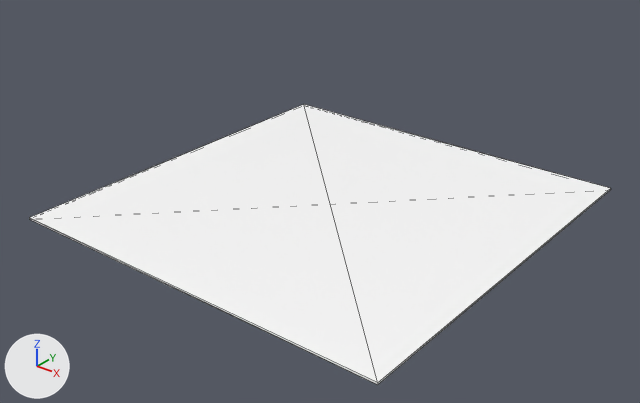
A saved change to the glTF model models/ground.gltf.
Both versions are drawn from a 50 mm lens placed at (23.9, -30.6, 18.9), pointed at (0.5, -1.4, 0.8). Arrows for +X, +Y and +Z are at lower left; the lights stay in place. Mesh edges are drawn as thin lines. Where no turn or scale is listed for an object, it has been applied to the vertices.
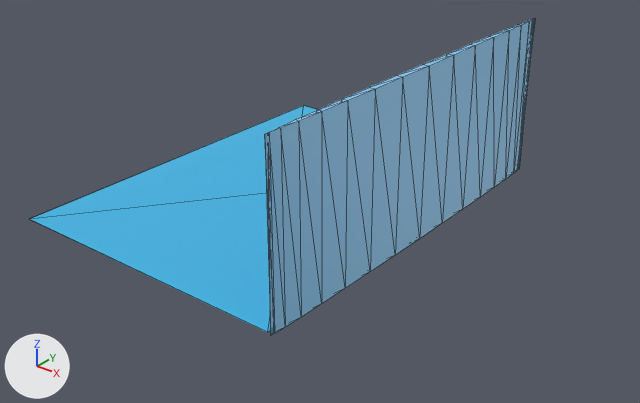
The newer file is also rescaled (x5.88), turned or shifted as a whole; pictures and numbers use the older file's frame.

What differs and where, as boxes (x1, y1, x2, y2) in the pictures (640 x 403 px):
'Cube', recoloured, moved, rescaled (white to blue): before (29, 104, 611, 385); after (30, 105, 318, 332)
'Cylinder', added (blue): after (265, 18, 535, 335)

The edits, one by one:
Material 'Material' (mat_material) changes colour from white #ffffff to cyan #3ab7e7; in linear values from (1.0, 1.0, 1.0) to (0.0417, 0.476, 0.801).
Material 'Material.001' (mat_material_001) is new.
Its base color is (0.258, 0.607, 0.926) (blue #8bccf7).
Mesh me_cylinder is new.
It has 64 vertices, 124 faces and spans x -0.2..0.2, y -10.0..10.0, z -4.1..4.1.
It uses material mat_material_001 (blue #8bccf7).
Object 'Cube' (ob_cube) moves from (0.0, 0.0, 0.0) to (-2.53, 0.0, -0.03).
Object 'Cube' (ob_cube) is rescaled from (10.0, 10.1, 0.0417) to (-7.47, -10.1, -0.00884).
Object 'Cylinder' (ob_cylinder) is new; it shows me_cylinder.
Its location is (5.0, 0.0, 3.84).
